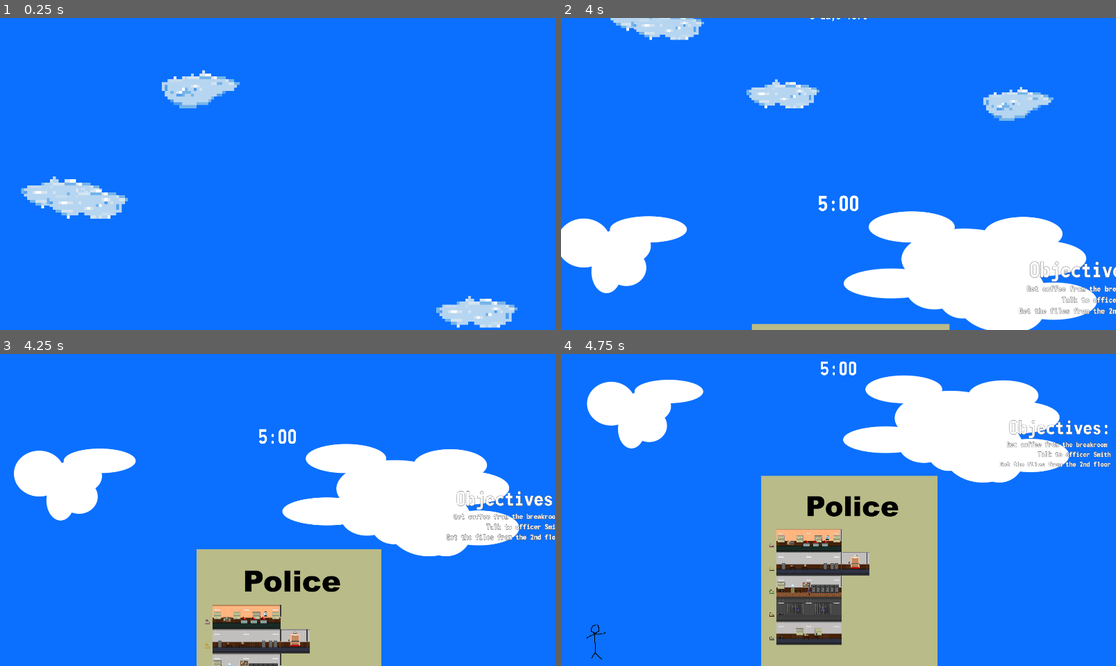
Above: before the commit, frames 1-4 (two rows, left to right).
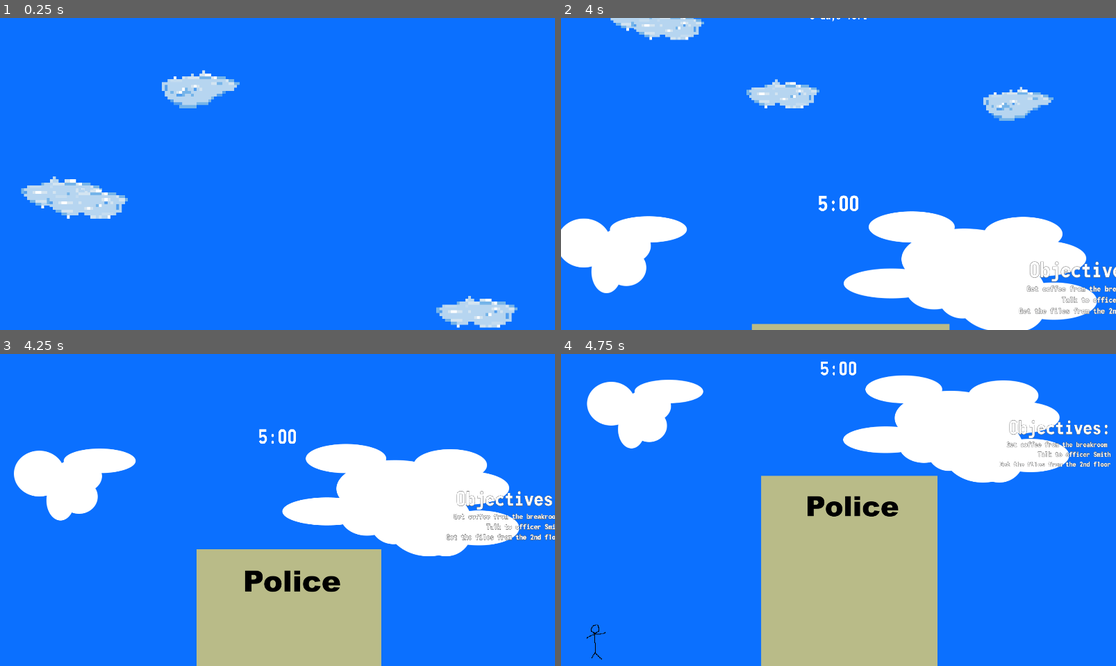
Above: after the commit, the same moments.

Repository: yimmit303/WGJ-149
Game: Godot game, scene res://Scenes/Level/Level.tscn
Two runs of this game, one before a commit and one after it. Both use one fixed random seed, a clock stepped at 60 frames per second and the inputs below. The project has no main scene, so this scene is started directly.
Inputs:
- Up to frame 1 (0.25 s): no input
- Up to frame 2 (4 s): tap Enter at 0.5, 2 s; hold Shift (sprint) 0.53-1.28 s; hold D (move_right) 0.53-2.03 s; tap Space at 1.25, 2.75 s; tap Shift (sprint) at 1.35, 2.85 s; hold A (move_left) 2.03-2.78 s; hold Shift (sprint) 2.03-2.78 s; hold D (move_right) from 2.78 s (still down); hold Shift (sprint) from 3.53 s (still down)
- Up to frame 3 (4.25 s): keep holding D (move_right); keep holding Shift (sprint)
- Up to frame 4 (4.75 s): release D (move_right) at 4.28 s; release Shift (sprint) at 4.28 s; hold A (move_left) from 4.28 s (still down); tap Shift (sprint) at 4.35 s

Frames 1-2 are identical in both runs. In frame 3, 2.7% of the frame differs, in the area x 36-56%, y 80-100%; in frame 4, 4.7%, in the area x 37-56%, y 56-94%.
Error before the commit: Attempt to call function 'get_child_count' in base 'null instance' on a null instance. (res://Scenes/Characters/Generic/GenericOfficer.gd:30)

Commit message:
Added get_player function to the level scene

Diff:
--- a/Scenes/Level/Level.gd
+++ b/Scenes/Level/Level.gd
@@ -1,6 +1,8 @@
 extends Node2D
 
 signal camera_finsished
+
+export(NodePath) var player_path
 
 var days_left = 5
 
@@ -38,3 +40,6 @@
 	$LevelTween.interpolate_property(	$Camera, "zoom", $Camera.zoom, Vector2(1,1),
 										animation_time, tween_type, ease_type)
 	$LevelTween.start()
+
+func get_player():
+	return get_node(player_path)
--- a/Scenes/Level/Level.tscn
+++ b/Scenes/Level/Level.tscn
@@ -9,26 +9,25 @@
 [ext_resource path="res://Scenes/Level/SkyPlaceholder.png" type="Texture" id=7]
 [ext_resource path="res://Scenes/Station/Environment/Cloud_3.png" type="Texture" id=8]
 [ext_resource path="res://Scenes/Station/Environment/Cloud_2.png" type="Texture" id=9]
-[ext_resource path="res://Scenes/Station/Station_Mockup.tscn" type="PackedScene" id=10]
-
-[sub_resource type="DynamicFont" id=5]
+
+[sub_resource type="DynamicFont" id=1]
 size = 32
 font_data = ExtResource( 1 )
 
-[sub_resource type="DynamicFont" id=1]
+[sub_resource type="DynamicFont" id=2]
 size = 24
 outline_size = 1
 outline_color = Color( 0.443137, 0.443137, 0.443137, 1 )
 font_data = ExtResource( 1 )
 
-[sub_resource type="Theme" id=2]
-default_font = SubResource( 1 )
-
-[sub_resource type="DynamicFont" id=3]
+[sub_resource type="Theme" id=3]
+default_font = SubResource( 2 )
+
+[sub_resource type="DynamicFont" id=4]
 size = 64
 font_data = ExtResource( 1 )
 
-[sub_resource type="DynamicFont" id=4]
+[sub_resource type="DynamicFont" id=5]
 size = 64
 outline_size = 1
 outline_color = Color( 0.443137, 0.443137, 0.443137, 1 )
@@ -36,6 +35,7 @@
 
 [node name="Level" type="Node2D"]
 script = ExtResource( 5 )
+player_path = NodePath("ParallaxBackground/BGParallax/Player")
 
 [node name="LevelTween" type="Tween" parent="."]
 
@@ -68,52 +68,49 @@
 
 [node name="NPC" type="Node2D" parent="ParallaxBackground/BGParallax"]
 
-[node name="Node2D" parent="ParallaxBackground/BGParallax" instance=ExtResource( 10 )]
-position = Vector2( 745.874, 977.312 )
-
-[node name="ParallaxLayer1" type="ParallaxLayer" parent="ParallaxBackground"]
-motion_scale = Vector2( 1, 1.1 )
-
-[node name="Cloud_3" type="Sprite" parent="ParallaxBackground/ParallaxLayer1"]
-position = Vector2( 362.456, -530.787 )
-scale = Vector2( 8, 8 )
-texture = ExtResource( 8 )
-
-[node name="Cloud_4" type="Sprite" parent="ParallaxBackground/ParallaxLayer1"]
-position = Vector2( 433.546, -502.97 )
-scale = Vector2( 8, 8 )
-texture = ExtResource( 8 )
-
-[node name="ParallaxLayer2" type="ParallaxLayer" parent="ParallaxBackground"]
-motion_scale = Vector2( 1, 1.5 )
-
-[node name="Cloud_4" type="Sprite" parent="ParallaxBackground/ParallaxLayer2"]
-position = Vector2( 788.223, -313.5 )
-scale = Vector2( 8, 8 )
-texture = ExtResource( 8 )
-
-[node name="Cloud_2" type="Sprite" parent="ParallaxBackground/ParallaxLayer2"]
-position = Vector2( 1518.6, -282.464 )
-scale = Vector2( 8, 8 )
-texture = ExtResource( 9 )
-
-[node name="ParallaxLayer3" type="ParallaxLayer" parent="ParallaxBackground"]
-motion_scale = Vector2( 1, 2 )
-
-[node name="Cloud_4" type="Sprite" parent="ParallaxBackground/ParallaxLayer3"]
-position = Vector2( 1511.79, -686.629 )
-scale = Vector2( 8, 8 )
-texture = ExtResource( 8 )
-
-[node name="Cloud_3" type="Sprite" parent="ParallaxBackground/ParallaxLayer3"]
-position = Vector2( 752.065, -1302.45 )
-scale = Vector2( 8, 8 )
-texture = ExtResource( 9 )
-
-[node name="Player" type="Sprite" parent="."]
+[node name="Player" type="Sprite" parent="ParallaxBackground/BGParallax"]
 position = Vector2( 123.432, 979.595 )
 scale = Vector2( 2, 2 )
 texture = ExtResource( 4 )
+
+[node name="ParallaxLayer1" type="ParallaxLayer" parent="ParallaxBackground"]
+motion_scale = Vector2( 1, 1.1 )
+
+[node name="Cloud_3" type="Sprite" parent="ParallaxBackground/ParallaxLayer1"]
+position = Vector2( 362.456, -530.787 )
+scale = Vector2( 8, 8 )
+texture = ExtResource( 8 )
+
+[node name="Cloud_4" type="Sprite" parent="ParallaxBackground/ParallaxLayer1"]
+position = Vector2( 433.546, -502.97 )
+scale = Vector2( 8, 8 )
+texture = ExtResource( 8 )
+
+[node name="ParallaxLayer2" type="ParallaxLayer" parent="ParallaxBackground"]
+motion_scale = Vector2( 1, 1.5 )
+
+[node name="Cloud_4" type="Sprite" parent="ParallaxBackground/ParallaxLayer2"]
+position = Vector2( 788.223, -313.5 )
+scale = Vector2( 8, 8 )
+texture = ExtResource( 8 )
+
+[node name="Cloud_2" type="Sprite" parent="ParallaxBackground/ParallaxLayer2"]
+position = Vector2( 1518.6, -282.464 )
+scale = Vector2( 8, 8 )
+texture = ExtResource( 9 )
+
+[node name="ParallaxLayer3" type="ParallaxLayer" parent="ParallaxBackground"]
+motion_scale = Vector2( 1, 2 )
+
+[node name="Cloud_4" type="Sprite" parent="ParallaxBackground/ParallaxLayer3"]
+position = Vector2( 1511.79, -686.629 )
+scale = Vector2( 8, 8 )
+texture = ExtResource( 8 )
+
+[node name="Cloud_3" type="Sprite" parent="ParallaxBackground/ParallaxLayer3"]
+position = Vector2( 752.065, -1302.45 )
+scale = Vector2( 8, 8 )
+texture = ExtResource( 9 )
 
 [node name="Camera" type="Camera2D" parent="."]
 position = Vector2( 960, -540 )
Not shown: 6 places in Scenes/Level/Level.tscn that only renumber resources
